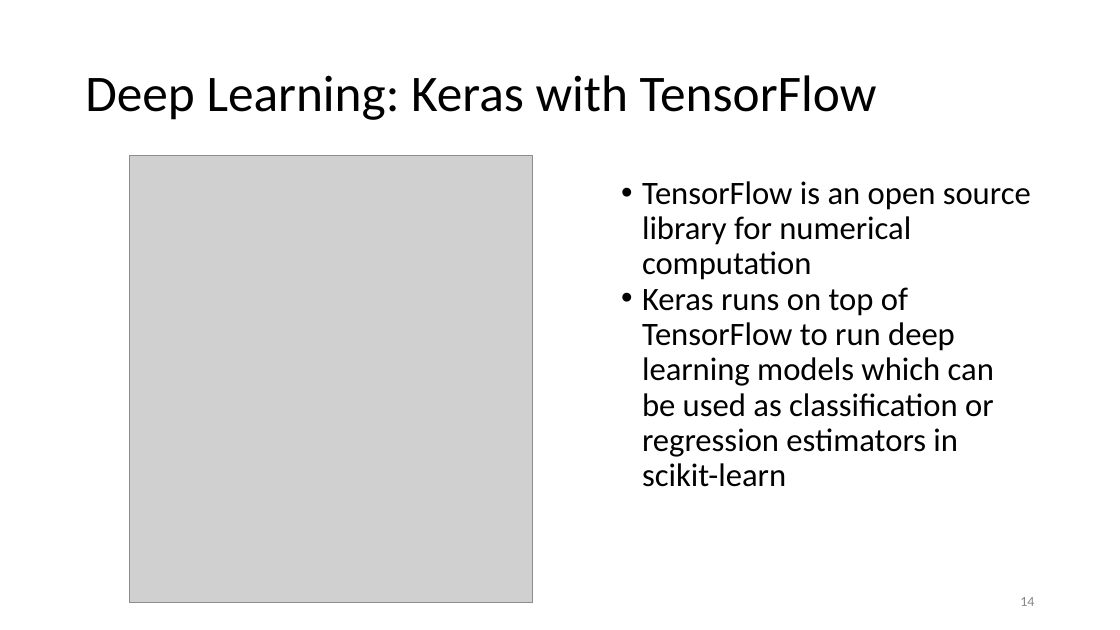
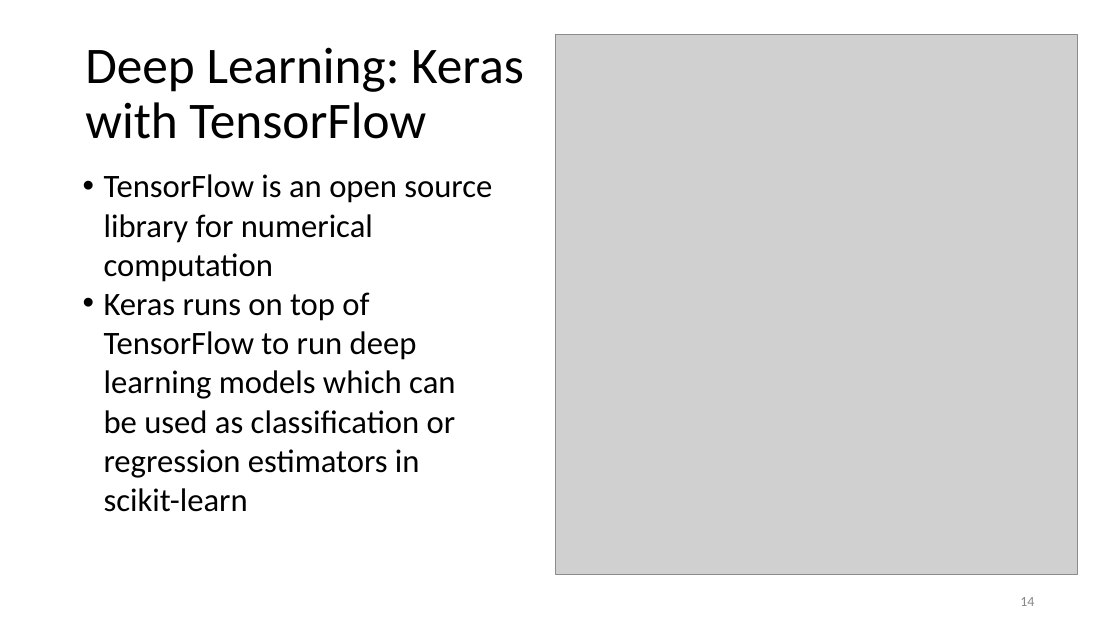
Before and after one commit to healykys/MarchMadnessProject, a slide deck: slide 14 of AIGroupPresentation.pptx. Drawn at 1120x630 pixels with LibreOffice and Linux fonts; fonts in the diff are those of the drawing; grey boxes stand for pictures. Boxes give left, top, right and bottom in pixels: in the first picture for what was removed or moved away, otherwise in the second. Text is boxed around its words. In the diff, an @@ line names an element or a change of style, - is before the commit and + after.

```diff
--- a/AIGroupPresentation.pptx
+++ b/AIGroupPresentation.pptx
@@ title "Deep Learning: Keras with TensorFlow" rewrapped from (85, 75, 877, 120) to (85, 47, 524, 139) @@
@@ picture: place and size @@
-picture at (129, 155, 533, 602)
+picture at (556, 34, 1078, 575)
@@ text "TensorFlow is an open source ...": place and size @@
-text "TensorFlow is an open source ..." at (642, 181, 1031, 487)
+text "TensorFlow is an open source ..." at (104, 174, 492, 512)
@@ text "TensorFlow is an open source ..." at (104, 174, 492, 512): line spacing 0.9 to 1 @@
```
Also in this commit, not shown: 10 other slides changed, 1 slide added.
